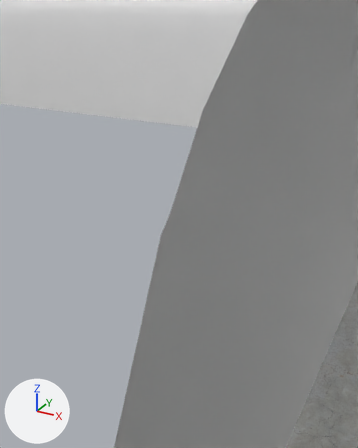
The Blender file Blender_Projects/Radiophobia_Levels/Tunnel.blend as it was, and as the next commit left it.
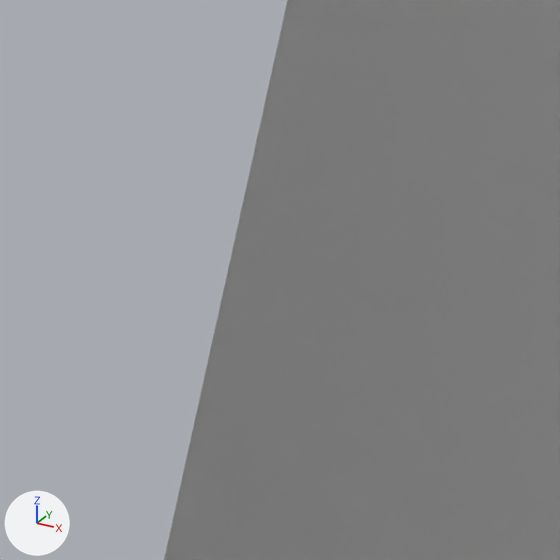
Old and new are each drawn from a 50 mm lens placed at (-0.245, 2.632, 1.166), pointed at (-0.496, 3.088, 0.938) and again close up on the part from 18% to 66% of the width and 62% to 100% of the height. Arrows for +X, +Y and +Z are at lower left; the lights stay in place. The close-ups show mesh edges as thin lines. Everything nearer to the camera than a plane just in front of the edit is cut away.

The first close-up shows 'Walls'.
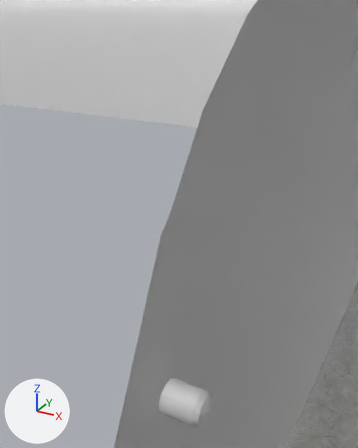
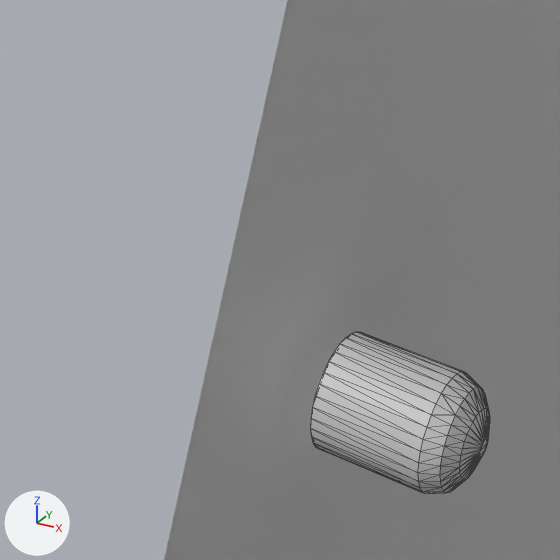
What differs and where, as boxes (x1, y1, x2, y2) in the close-ups (560 x 560 px):
'Cylinder', added: after (310, 332, 490, 494)

What changed in the scene script:
```text
Add me_cylinder:
    me_cylinder.from_pydata(...)  # 160 vertices, 316 faces; spans x -0.021..0.021, y -0.0262..0.0303, z -0.021..0.021
Add ob_cylinder:
    ob_cylinder = bpy.data.objects.new('Cylinder', me_cylinder)
    ob_cylinder.location = (-0.4437, 3.0213, 0.7493)
    ob_cylinder.rotation_euler = (1.571, -1.571, 0.0)  # degrees (90, -90, 0)
```
